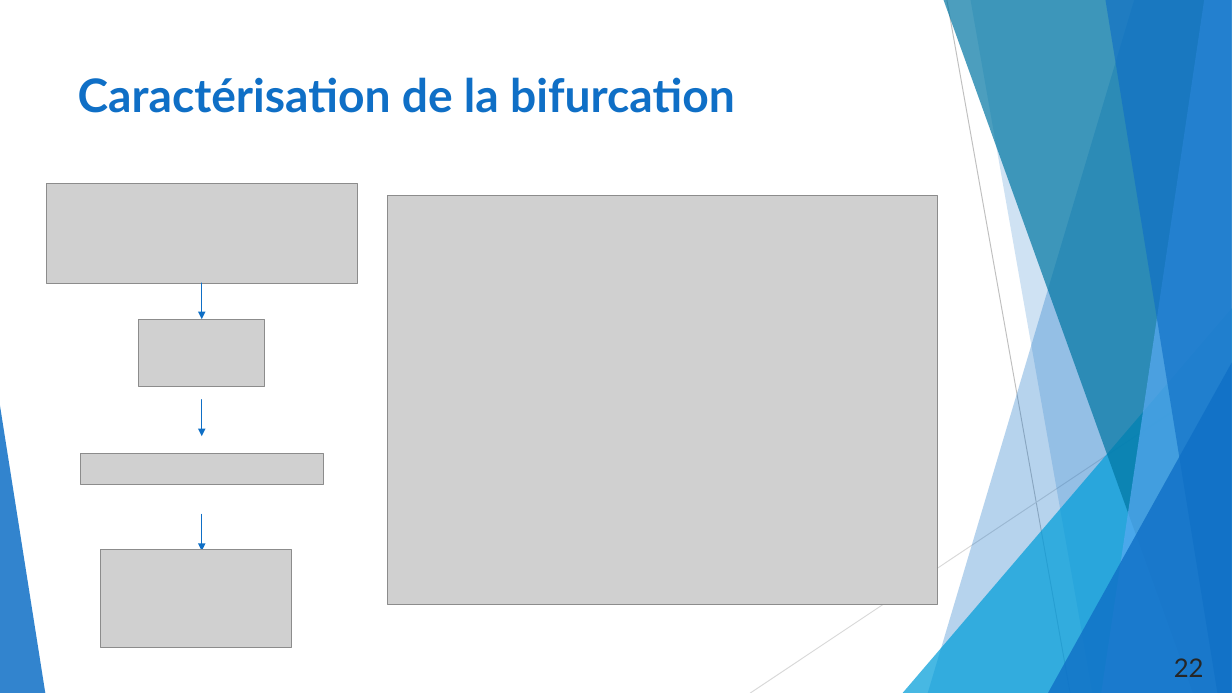
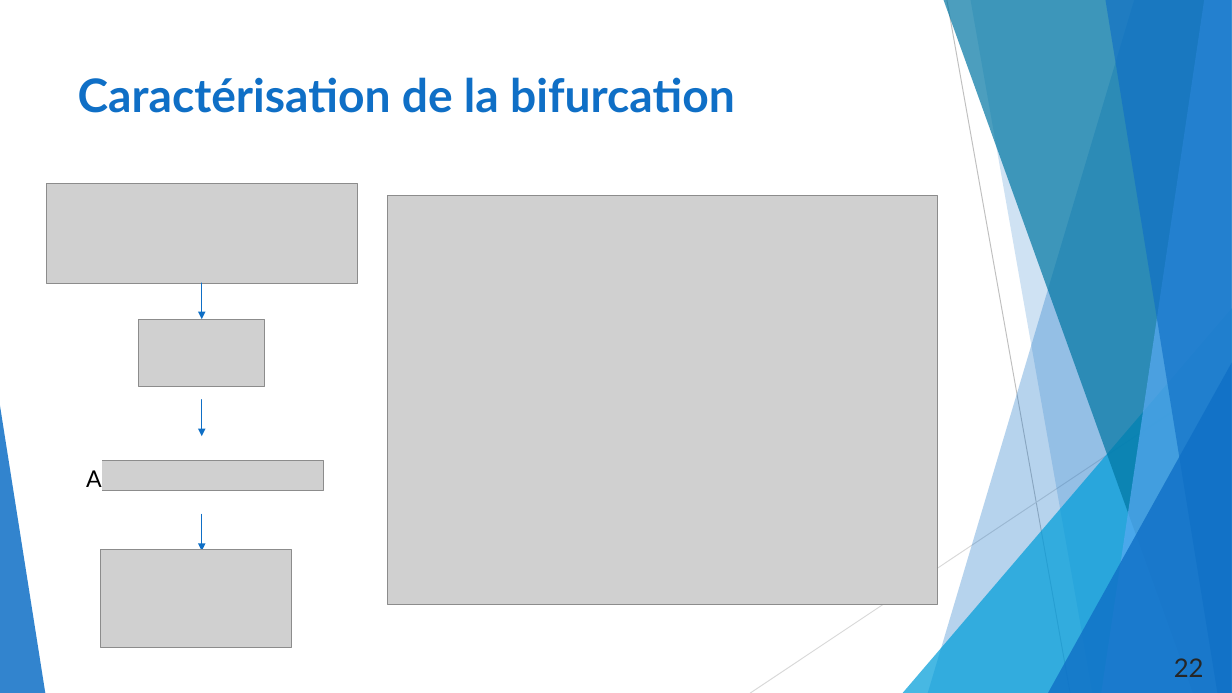
Before and after one commit to duynslaeger/projet_simulation_physique_Swift_Hohenberg, a slide deck: slide 22 of Présentation_LPHYS1303.pptx. Drawn at 1232x693 pixels with LibreOffice and Linux fonts; fonts in the diff are those of the drawing; grey boxes stand for pictures. Boxes give left, top, right and bottom in pixels: in the first picture for what was removed or moved away, otherwise in the second. Text is boxed around its words. In the diff, an @@ line names an element or a change of style, - is before the commit and + after.

```diff
--- a/Présentation_LPHYS1303.pptx
+++ b/Présentation_LPHYS1303.pptx
@@ rectangle added at [68, 460, 101, 491], fill #FFFFFF, outline #FFFFFF 1.5 pt @@
@@ picture: place and size @@
-picture at [80, 454, 323, 484]
+picture at [80, 460, 323, 491]
@@ text added at [86, 470, 102, 487], 18 pt, text #000000 @@
+A
```
Also in this commit, not shown: 1 other file.
